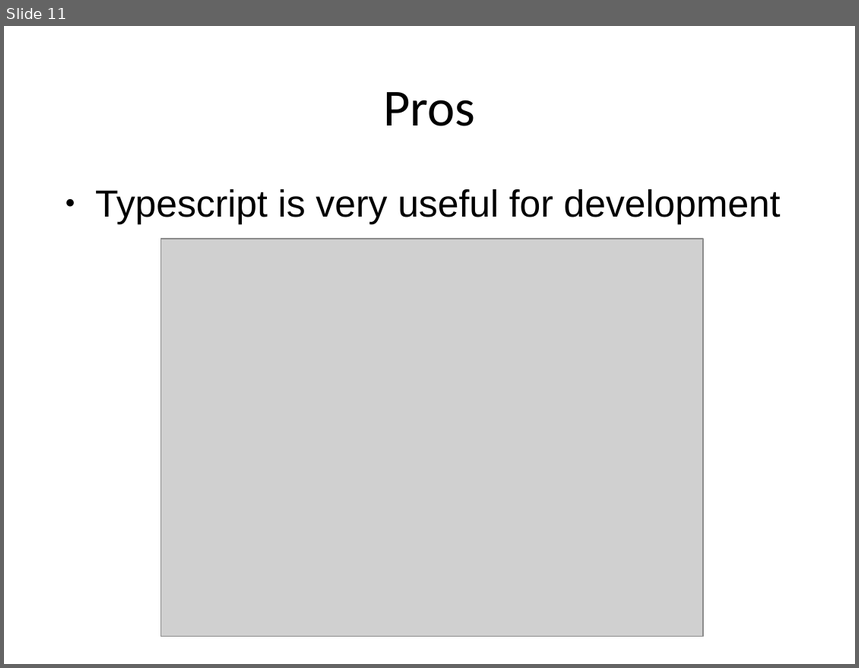
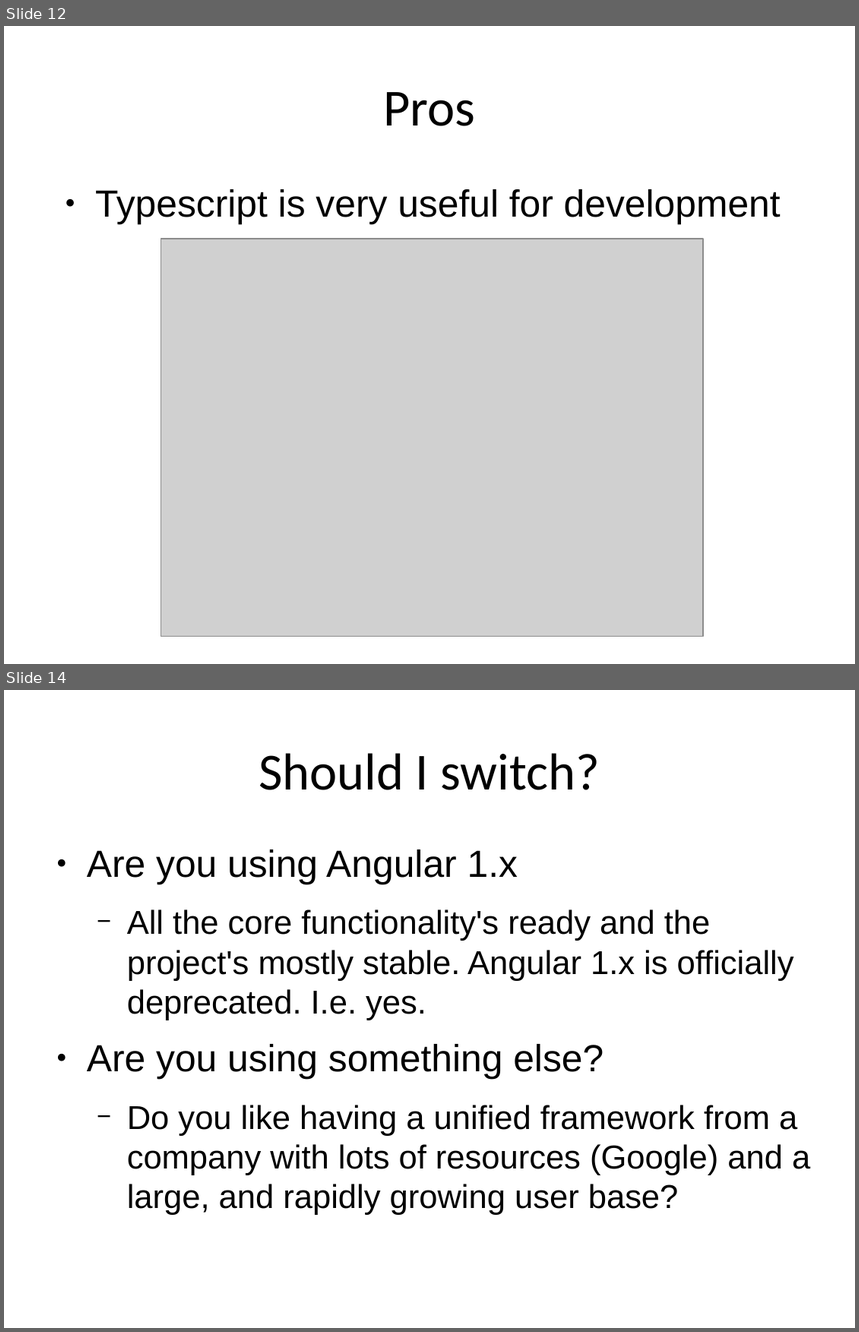
Before and after one commit to trognus/devcon2016, a slide deck: devconNg2.odp. Shown one above the other, each under a label of ours: slide 11 before the commit, slides 12 and 14 after it; the slides between them are not shown. The pictures are 859x668 and 859x1332 pixels, drawn with LibreOffice and Linux fonts; fonts in the diff are those of the drawing; grey boxes stand for pictures. Boxes give left, top, right and bottom in pixels: in the first picture for what was removed or moved away, otherwise in the second. Text is boxed around its words. In the diff, an @@ line names an element or a change of style, - is before the commit and + after.

```diff
--- a/devconNg2.odp
+++ b/devconNg2.odp
@@ slide 14 added at bbox=[4, 690, 855, 1328], background #FFFFFF @@
@@ title added at bbox=[259, 753, 600, 790], 44 pt, text #000000 @@
+Should I switch?
@@ text added at bbox=[87, 850, 810, 1215], 28 pt, text #000000 @@
+● Are you using Angular 1.x
+  − All the core functionality's ready and the project's mostly stable. Angular 1.x is officially deprecated. I.e. yes.
+● Are you using something else?
+  − Do you like having a unified framework from a company with lots of resources (Google) and a large, and rapidly growing user base?
@@ what was slide 11 is now slide 12 @@
```
Also in this commit, not shown: 1 slide changed, 3 other slides added, 2 slides removed, 1 other file.
